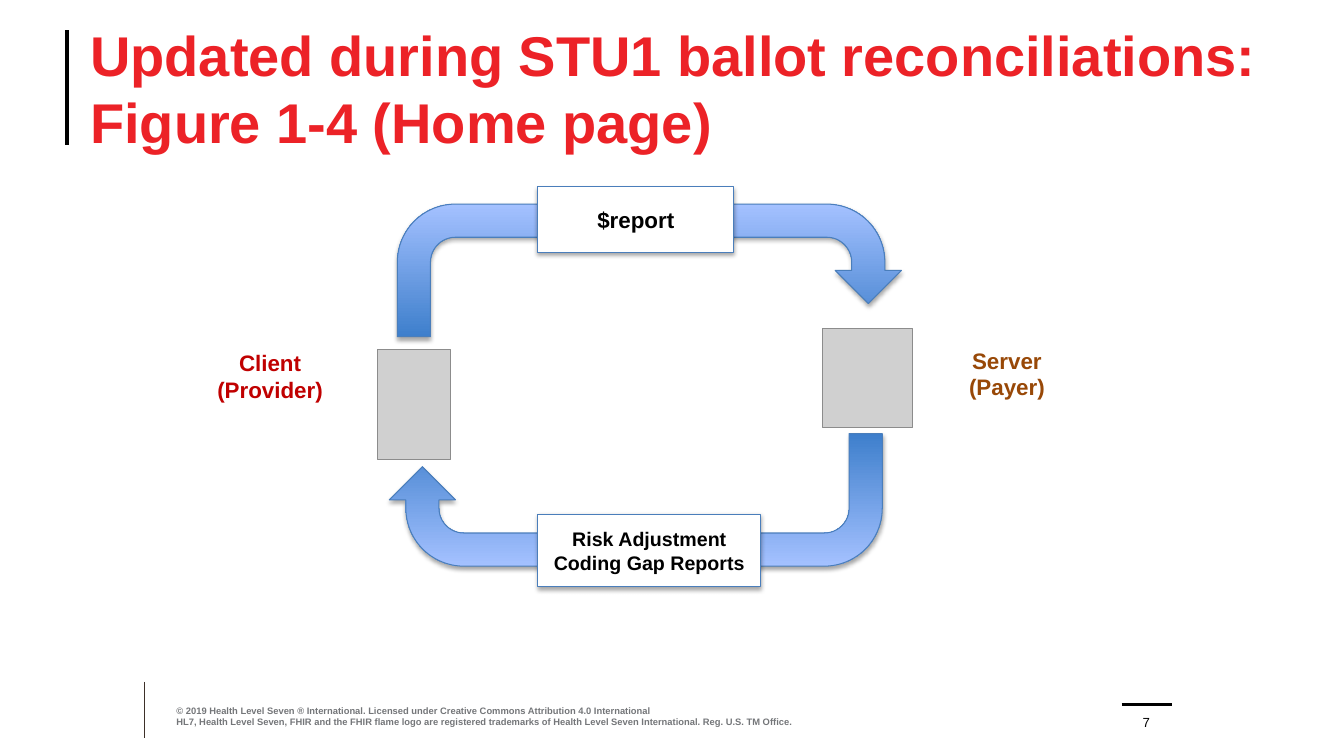
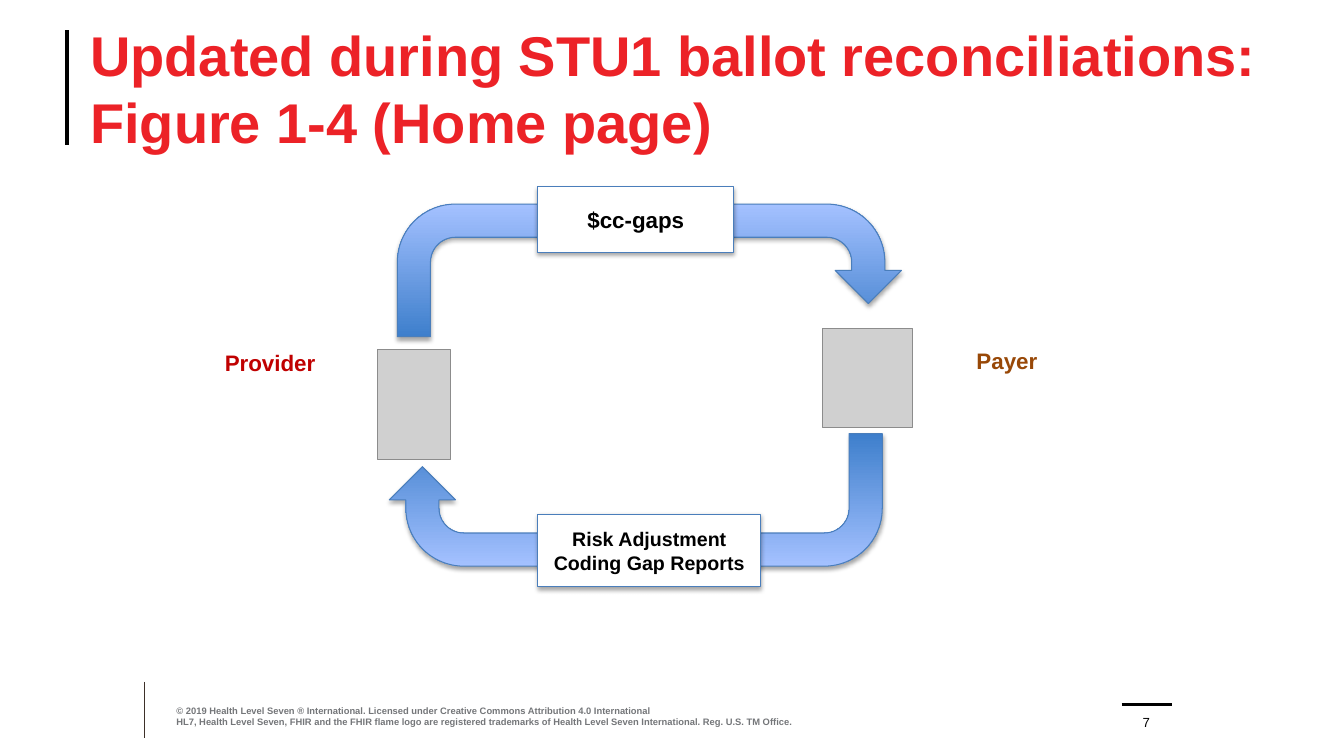
Before and after one commit to HL7/davinci-ra, a slide deck: slide 7 of input/images/Source/Risk Adjustment Images.pptx. Drawn at 1344x756 pixels with LibreOffice and Linux fonts; fonts in the diff are those of the drawing; grey boxes stand for pictures; background and template pictures are left out. Boxes give left, top, right and bottom in pixels: in the first picture for what was removed or moved away, otherwise in the second. Text is boxed around its words. In the diff, an @@ line names an element or a change of style, - is before the commit and + after.

Commit message:
Updated diagrams for Report Generation, added workflow diagram, moved items to Guidance page

```diff
--- a/input/images/Source/Risk Adjustment Images.pptx
+++ b/input/images/Source/Risk Adjustment Images.pptx
@@ text in rectangle at (587, 211, 684, 233): text changed @@
-$report
+$cc-gaps
@@ text at (225, 354, 316, 372): text changed @@
-Client
-(Provider)
+Provider
@@ text at (976, 353, 1037, 374): text changed @@
-Server
-(Payer)
+Payer
```
Also in this commit, not shown: 1 other slide changed, 9 other files.
